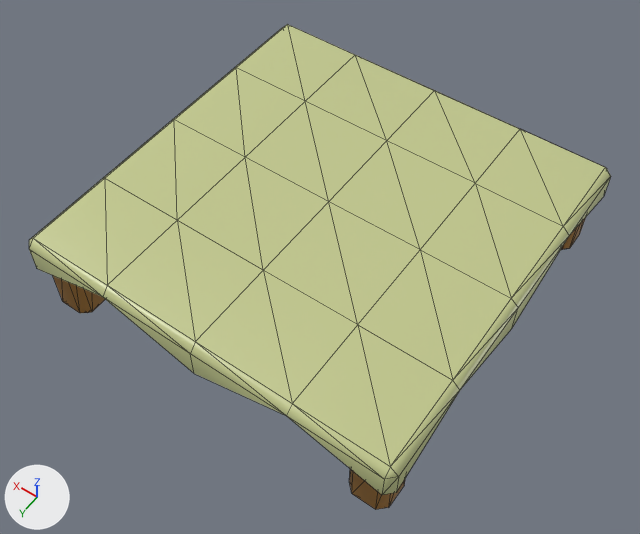
An edit to the glTF model items/misc/shop_display/shop_display.glb, drawn before and after from the same camera.
Camera for both pictures: a 50 mm lens placed at (-0.798, 1.153, 1.795), pointed at (-0.018, 0.061, 0.078). Arrows for +X, +Y and +Z are at lower left; the lights stay in place. Mesh edges are drawn as thin lines. Vertices at the same position are counted once.

In view in the first picture: 'shop_display.001'.
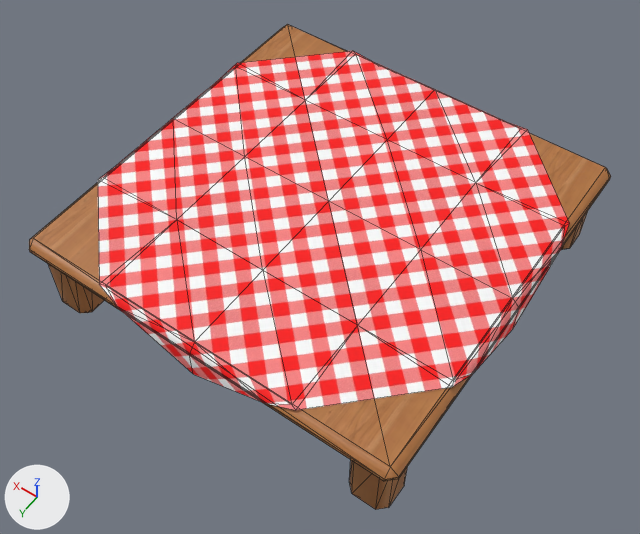
Patch to the scene script:
```diff
--- a/items/misc/shop_display/shop_display.glb.py
+++ b/items/misc/shop_display/shop_display.glb.py
@@ img_fabric055_1k_jpg_normalgl @@
+img_fabric055_1k_jpg_normalgl = load_image('Fabric055_1K-JPG_NormalGL', '_unpacked/Fabric055_1K-JPG_NormalGL', 256, 256, 'Non-Color')
@@ img_fabric055_1k_jpg_color @@
+img_fabric055_1k_jpg_color = load_image('Fabric055_1K-JPG_Color', '_unpacked/Fabric055_1K-JPG_Color', 256, 256, 'sRGB')
@@ img_fabric055_1k_jpg_roughness @@
+img_fabric055_1k_jpg_roughness = load_image('Fabric055_1K-JPG_Roughness', '_unpacked/Fabric055_1K-JPG_Roughness', 256, 256, 'Non-Color')
@@ mat_shopdisplay_top @@
 mat_shopdisplay_top = bpy.data.materials.new('shopdisplay_top')
-# nodes: BsdfPrincipled, OutputMaterial
-# colours: yellow #c3c98f
+# nodes: BsdfPrincipled, Math, NormalMap, OutputMaterial, SeparateColor, TexImage x3
+# uses the picture img_fabric055_1k_jpg_color
+# uses the picture img_fabric055_1k_jpg_normalgl
+# uses the picture img_fabric055_1k_jpg_roughness
@@ me_cube_009 @@
 # used by ob_shop_display_001; location = (0.0, 0.0, 0.0)
-me_cube_009.from_pydata(...)  # 137 vertices, 212 faces; spans x -0.5..0.5, y -0.5..0.5, z 0.0..0.25
+me_cube_009.from_pydata(...)  # 149 vertices, 232 faces; spans x -0.503..0.503, y -0.503..0.503, z 0.0..0.251
+# me_cube_009 part 1: a new loose piece of 45 vertices spanning x -0.503..0.503, y -0.503..0.503, z 0.151..0.251, in mat_shopdisplay_top
+# me_cube_009 part 2
+# 45 vertices are removed from x -0.5..0.5, y -0.5..0.5, z 0.15..0.25
+# 88 faces are deleted
+# 4 vertices are added at (-0.48, -0.48, 0.2), (-0.48, 0.48, 0.2), (0.48, -0.48, 0.2), (0.48, 0.48, 0.2)
+# 8 new vertices lie (0.0, 0.0, -0.01) away from vertices in x -0.5..0.5, y -0.5..0.5, z 0.23
+# 40 new faces join them, mat_shopdisplay_bottom
+# me_cube_009 part 3: 124 kept faces spanning x -0.5..0.5, y -0.5..0.5, z 0.0..0.25 get new texture (UV) coordinates
+# me_cube_009 part 4: 4 faces spanning x -0.5..0.5, y -0.5..0.5, z 0.23..0.25 switch from mat_shopdisplay_top (yellow #c3ca8f) to mat_shopdisplay_bottom
```

Changed parts and their boxes [x1, y1, x2, y2] in the pictures (640 x 534 px):
'shop_display.001', surface changed, reshaped (yellow to red)
    both: [29, 24, 611, 510]
part 1 of me_cube_009, added (pink)
    after: [98, 51, 570, 410]
part 2 of me_cube_009, cut back
    before: [29, 24, 611, 495]
    after: [29, 24, 611, 481]
part 3 of me_cube_009, surface changed
    before: [53, 217, 586, 508]
    after: [48, 211, 588, 508]
part 4 of me_cube_009, recoloured
    both: [29, 168, 608, 479]
